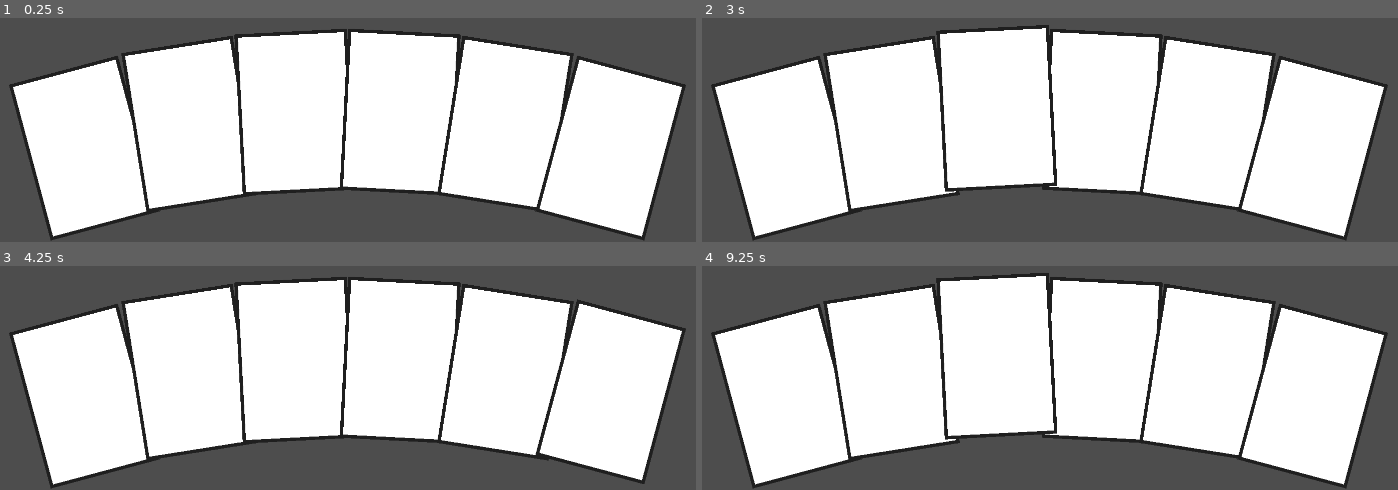
Above: before the commit, frames 1-4 (two rows, left to right).
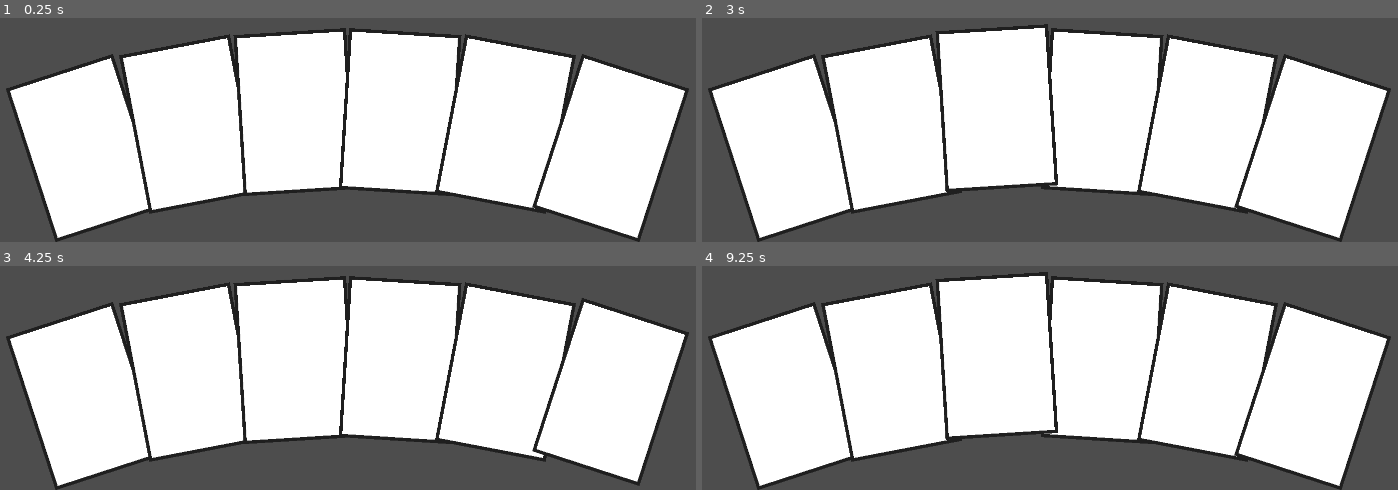
Above: after the commit, the same moments.

Repository: Leosten/card-game
Game: Godot game, scene res://main.tscn
Same seed, same stepped clock (60 frames per second), same inputs: the game is played once before the commit and once after it.
Inputs (mouse positions are in pixels of both pictures, inside the frame that each line leads up to):
- Up to frame 1 (0.25 s): no input
- Up to frame 2 (3 s): tap Enter at 0.5, 2 s; move the mouse to (outside the picture) at 0.52 s; tap Space at 1.25, 2.75 s; move the mouse to (889, 40) at 1.27 s; move the mouse to (outside the picture) at 2.02 s; move the mouse to (1008, 107) at 2.77 s
- Up to frame 3 (4.25 s): tap Enter at 3.5 s; move the mouse to (584, 333) at 3.52 s
- Up to frame 4 (9.25 s): tap Space at 4.25 s; move the mouse to (outside the picture) at 4.27 s; move the mouse to (outside the picture) at 5.02 s; move the mouse to (outside the picture) at 5.77 s; move the mouse to (outside the picture) at 6.52 s; move the mouse to (889, 288) at 7.27 s; move the mouse to (outside the picture) at 8.02 s; move the mouse to (1008, 355) at 8.77 s

The runs differ from the first frame. In frame 1, 4.0% of the frame differs, in the area x 0-99%, y 4-100%; in frame 2, 4.0%; in frame 3, 4.0%; in frame 4, 4.0%, in the area x 0-99%, y 2-100%.

Commit message:
fix fan angle

Diff:
--- a/card_hud.gd
+++ b/card_hud.gd
@@ -7,7 +7,7 @@
 @export var bottom_margin := 32.0
 @export var side_margin := 25.0
 @export var fan_height := 90.0
-@export var max_fan_angle := 15.0
+@export var max_fan_angle := 18.0
 
 var cards: Array[Card] = []
 var hovered_card: Card
